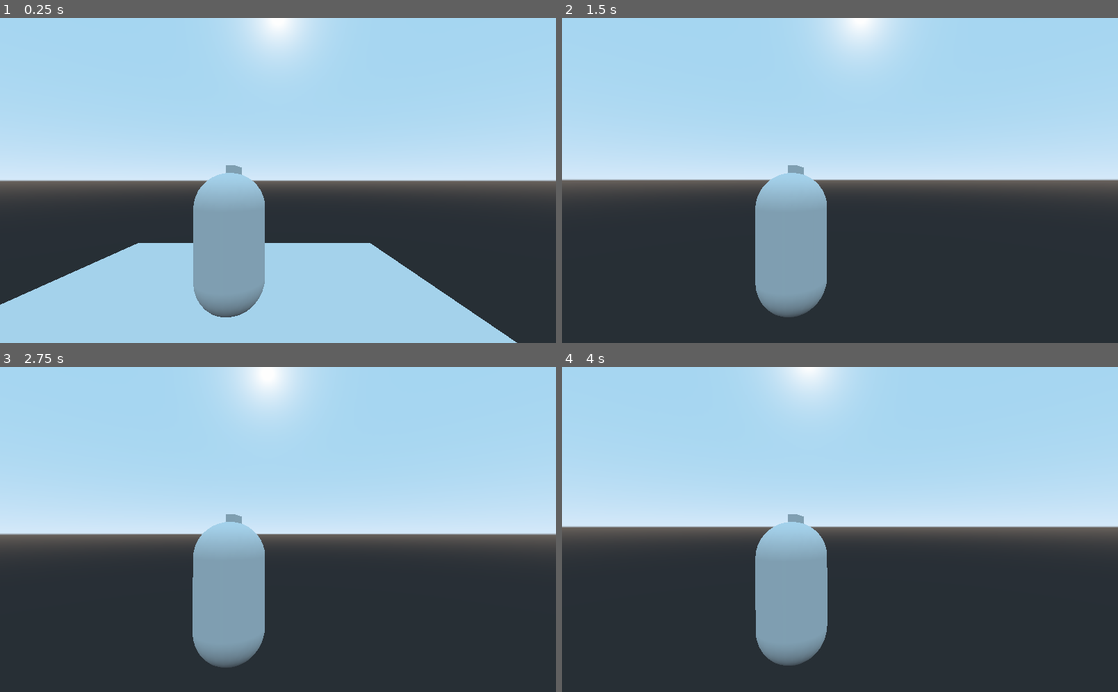
Above: before the commit, frames 1-4 (two rows, left to right).
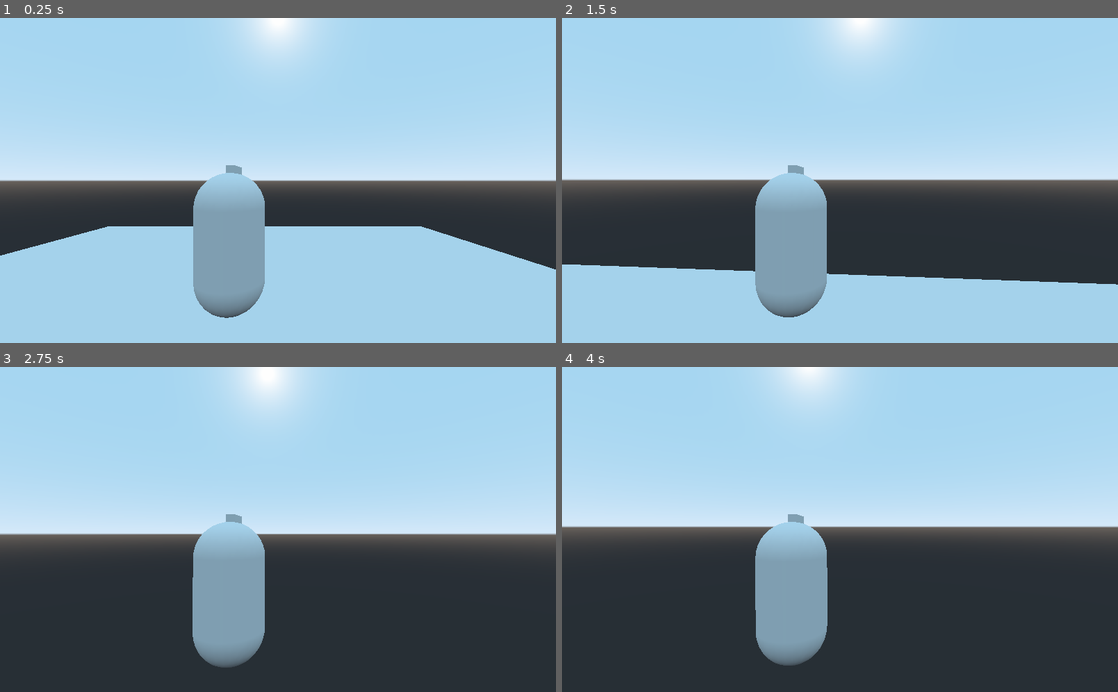
Above: after the commit, the same moments.

Repository: 2BytesGoat/godot-games
Game: Godot game, scene res://Main.tscn
The game is run twice, just before and just after one commit, with the same random seed, the same clock (stepped at 60 frames per second) and the same inputs.
Inputs (mouse positions are in pixels of both pictures, inside the frame that each line leads up to):
- Up to frame 1 (0.25 s): no input
- Up to frame 2 (1.5 s): tap Enter at 0.5 s; move the mouse to (867, 180) at 0.52 s; hold W (move_forward) from 0.53 s (still down); tap Space (jump, bound only after the commit) at 0.6, 0.77, 1.07, 1.35 s; move the mouse to (812, 180) at 1.27 s
- Up to frame 3 (2.75 s): keep holding W (move_forward); tap Space (jump, bound only after the commit) at 1.52, 1.82, 2, 2.1 s; move the mouse to (289, 523) at 2.02 s
- Up to frame 4 (4 s): keep holding W (move_forward); tap Enter at 2.75 s; move the mouse to (834, 536) at 2.77 s; tap Space (jump, bound only after the commit) at 2.85, 3.02, 3.32, 3.5, 3.6, 3.77 s; move the mouse to (878, 532) at 3.52 s

The runs differ from the first frame. In frame 1, 11% of the frame differs, in the area x 0-100%, y 64-100%; in frame 2, 20%, in the area x 0-100%, y 75-100%; in frame 3, less than 0.1%; in frame 4, less than 0.1%.

Commit message:
Add jump

Diff:
--- a/garbaj_3rd_person/Character.gd
+++ b/garbaj_3rd_person/Character.gd
@@ -1,4 +1,8 @@
 extends KinematicBody
+
+var gravity = 9.8
+var jump = 3.5
+var falling = Vector3.ZERO
 
 var mouse_sensitivity = 0.1
 
@@ -37,6 +41,14 @@
 	elif Input.is_action_pressed("move_right"):
 		direction += transform.basis.x
 
+	if Input.is_action_just_pressed("jump") and is_on_floor():
+		falling.y = jump
+
+	if not is_on_floor():
+		falling.y -= gravity * delta
+
+	velocity += falling
+
 	direction = direction.normalized()
 	velocity = velocity.linear_interpolate(direction * speed, acceleration * delta)
 	velocity = move_and_slide(velocity, Vector3.UP)
--- a/garbaj_3rd_person/Main.tscn
+++ b/garbaj_3rd_person/Main.tscn
@@ -1,9 +1,12 @@
-[gd_scene load_steps=3 format=2]
+[gd_scene load_steps=4 format=2]
 
 [ext_resource path="res://Character.tscn" type="PackedScene" id=1]
 
 [sub_resource type="CubeMesh" id=1]
 size = Vector3( 10, 0.2, 10 )
+
+[sub_resource type="BoxShape" id=2]
+extents = Vector3( 5, 0.2, 5 )
 
 [node name="Main" type="Spatial"]
 
@@ -13,5 +16,11 @@
 [node name="Level" type="Spatial" parent="."]
 
 [node name="MeshInstance" type="MeshInstance" parent="Level"]
+transform = Transform( 2, 0, 0, 0, 1, 0, 0, 0, 2, 0.178919, -0.0295029, 0.0378332 )
 mesh = SubResource( 1 )
 material/0 = null
+
+[node name="StaticBody" type="StaticBody" parent="Level/MeshInstance"]
+
+[node name="CollisionShape" type="CollisionShape" parent="Level/MeshInstance/StaticBody"]
+shape = SubResource( 2 )
--- a/garbaj_3rd_person/project.godot
+++ b/garbaj_3rd_person/project.godot
@@ -41,6 +41,11 @@
 "events": [ Object(InputEventKey,"resource_local_to_scene":false,"resource_name":"","device":0,"alt":false,"shift":false,"control":false,"meta":false,"command":false,"pressed":false,"scancode":68,"unicode":0,"echo":false,"script":null)
  ]
 }
+jump={
+"deadzone": 0.5,
+"events": [ Object(InputEventKey,"resource_local_to_scene":false,"resource_name":"","device":0,"alt":false,"shift":false,"control":false,"meta":false,"command":false,"pressed":false,"scancode":32,"unicode":0,"echo":false,"script":null)
+ ]
+}
 
 [rendering]
 
